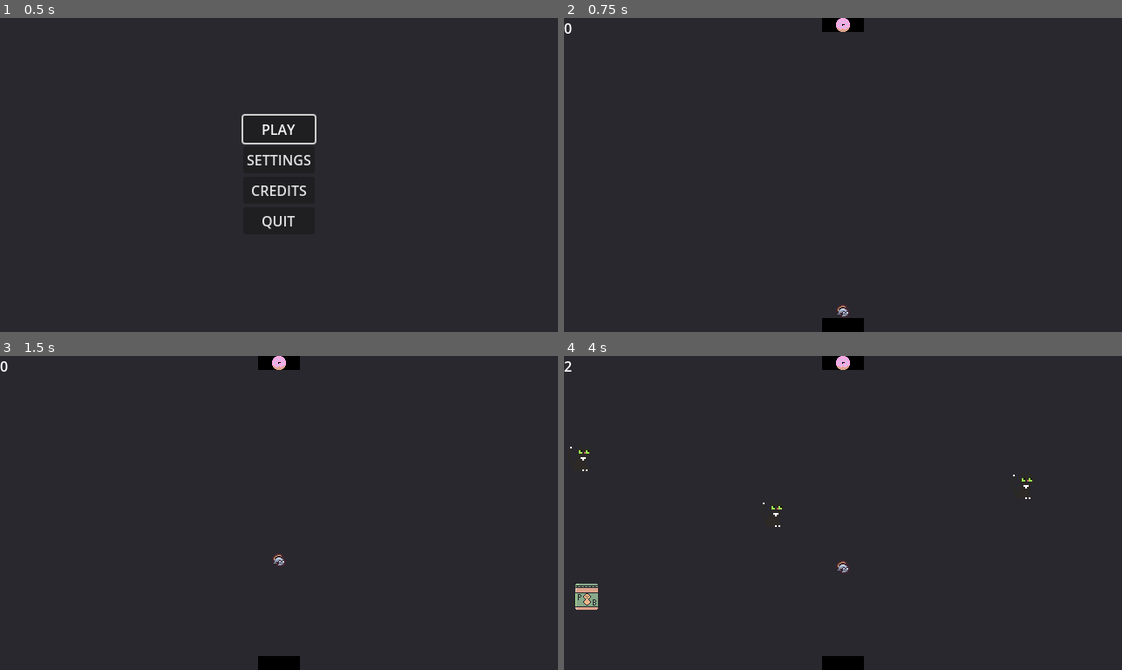
Above: before the commit, frames 1-4 (two rows, left to right).
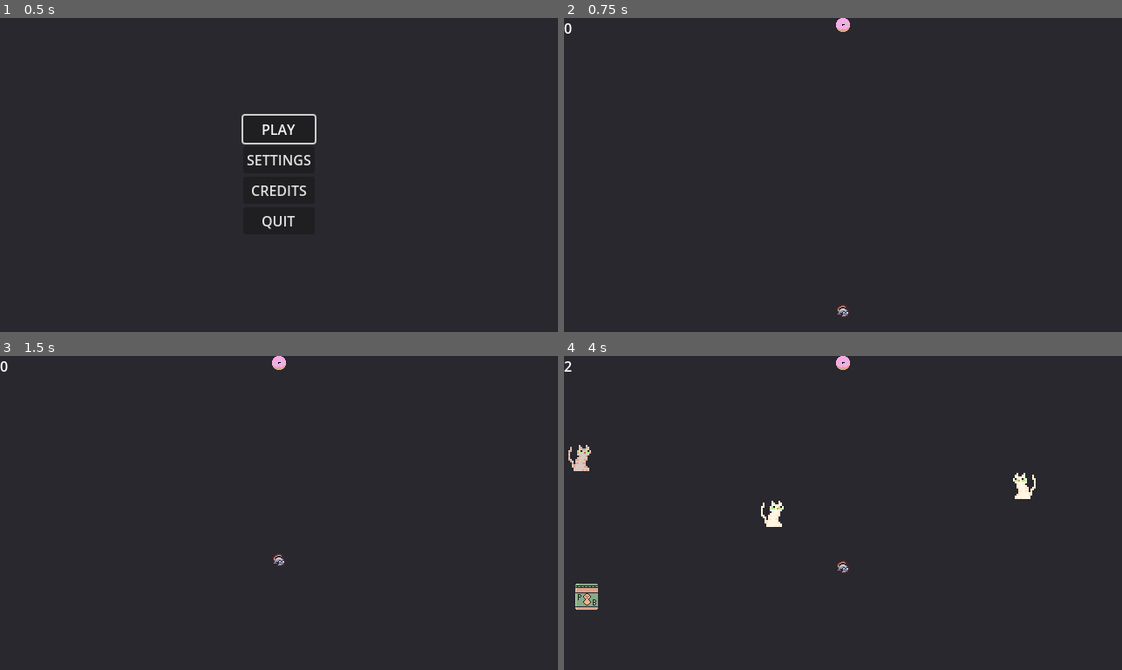
Above: after the commit, the same moments.

Repository: SpoopCats/FiniteStateMachine
Game: Godot game, scene res://scenes/UI/start_menu/start_menu.tscn
Same seed, same stepped clock (60 frames per second), same inputs: the game is played once before the commit and once after it.
Inputs:
- Up to frame 1 (0.5 s): no input
- Up to frame 2 (0.75 s): click "PLAY" at 0.5 s
- Up to frame 3 (1.5 s): tap Enter (ui_accept) at 1.25 s
- Up to frame 4 (4 s): tap Enter (ui_accept) at 1.52, 2.27, 3.77 s

Frame 1 is identical in both runs. In frame 2, 0.6% of the frame differs, in the area x 46-54%, y 0-100%; in frame 3, 0.6%; in frame 4, 1.2%, in the area x 0-85%, y 0-100%.

Commit message:
Change enemy scale and textures
Enemy scale flipped for cats moving left. Also changed randomization of cat textures. All cat textures match the color palette at the moment.

Diff:
--- a/scenes/game_objects/enemy/enemy.gd
+++ b/scenes/game_objects/enemy/enemy.gd
@@ -1,4 +1,7 @@
 extends CharacterBody2D
+
+@onready var sprite_2d: Sprite2D = $Sprite2D
+@export var cat_texture: Array[Texture] = []
 
 @export var dir = Vector2.RIGHT
 @export var speed = 100
@@ -6,7 +9,11 @@
 
 # Called when the node enters the scene tree for the first time.
 func _ready() -> void:
+	sprite_2d.texture = cat_texture.pick_random()
 	velocity = dir * speed
+	# flip the entire node to face the other way by altering it's scale
+	if velocity.x < 0:
+		scale = Vector2(-1, 1)
 
 
 # Called every frame. 'delta' is the elapsed time since the previous frame.
--- a/scenes/game_objects/enemy/enemy.tscn
+++ b/scenes/game_objects/enemy/enemy.tscn
@@ -1,17 +1,21 @@
-[gd_scene load_steps=3 format=3 uid="uid://cl5cnqewu3v31"]
+[gd_scene load_steps=6 format=3 uid="uid://cl5cnqewu3v31"]
 
 [ext_resource type="Script" path="res://scenes/game_objects/enemy/enemy.gd" id="1_kut5w"]
-[ext_resource type="Texture2D" uid="uid://djstadp7wc0e6" path="res://sprites/cat.png" id="2_5jpq7"]
+[ext_resource type="Texture2D" uid="uid://bj6glpdrrmxyp" path="res://sprites/cats/cat-black.png" id="2_1rfl6"]
+[ext_resource type="Texture2D" uid="uid://cvobhtyplhcnd" path="res://sprites/cats/cat-brown.png" id="3_6342n"]
+[ext_resource type="Texture2D" uid="uid://cl16a1yue6yuw" path="res://sprites/cats/cat-orange.png" id="4_ob8dh"]
+[ext_resource type="Texture2D" uid="uid://dv51e8o2li7oh" path="res://sprites/cats/cat-white.png" id="5_amrve"]
 
 [node name="Enemy" type="CharacterBody2D" groups=["enemy"]]
 position = Vector2(-16, -16)
 collision_layer = 2
 collision_mask = 0
 script = ExtResource("1_kut5w")
+cat_texture = Array[Texture]([ExtResource("2_1rfl6"), ExtResource("3_6342n"), ExtResource("4_ob8dh"), ExtResource("5_amrve")])
 
 [node name="CollisionPolygon2D" type="CollisionPolygon2D" parent="."]
 polygon = PackedVector2Array(-2, -14, -2, -8, -4, -8, -4, -2, -2, -2, -2, 0, -4, 0, -4, 2, -6, 2, -6, 8, -8, 8, -8, 4,  …(305 unchanged characters)…
 
 [node name="Sprite2D" type="Sprite2D" parent="."]
 scale = Vector2(0.2, 0.2)
-texture = ExtResource("2_5jpq7")
+texture = ExtResource("2_1rfl6")
--- a/scenes/game_objects/pedestals/btm_pedestal.tscn
+++ b/scenes/game_objects/pedestals/btm_pedestal.tscn
@@ -3,3 +3,6 @@
 [ext_resource type="PackedScene" uid="uid://dlebo6pg020d3" path="res://scenes/game_objects/pedestals/top_pedestal.tscn" id="1_ynlf2"]
 
 [node name="BtmPedestal" groups=["btm_pedestal"] instance=ExtResource("1_ynlf2")]
+
+[node name="ColorRect" parent="." index="1"]
+color = Color(0.156863, 0.156863, 0.180392, 1)
--- a/scenes/game_objects/pedestals/top_pedestal.tscn
+++ b/scenes/game_objects/pedestals/top_pedestal.tscn
@@ -15,4 +15,4 @@
 offset_right = 8.0
 offset_bottom = 8.0
 pivot_offset = Vector2(8, 8)
-color = Color(0, 0, 0, 1)
+color = Color(0.156863, 0.156863, 0.180392, 1)
Binary file removed: sprites/cat.png
Binary file added: sprites/cats/cat-black.png
Not shown, changed: sprites/cats/cat-black.png.import
Binary file added: sprites/cats/cat-brown.png
Not shown, added: sprites/cats/cat-brown.png.import
Binary file added: sprites/cats/cat-orange.png
Not shown, added: sprites/cats/cat-orange.png.import
Binary file added: sprites/cats/cat-white.png
Not shown, added: sprites/cats/cat-white.png.import
